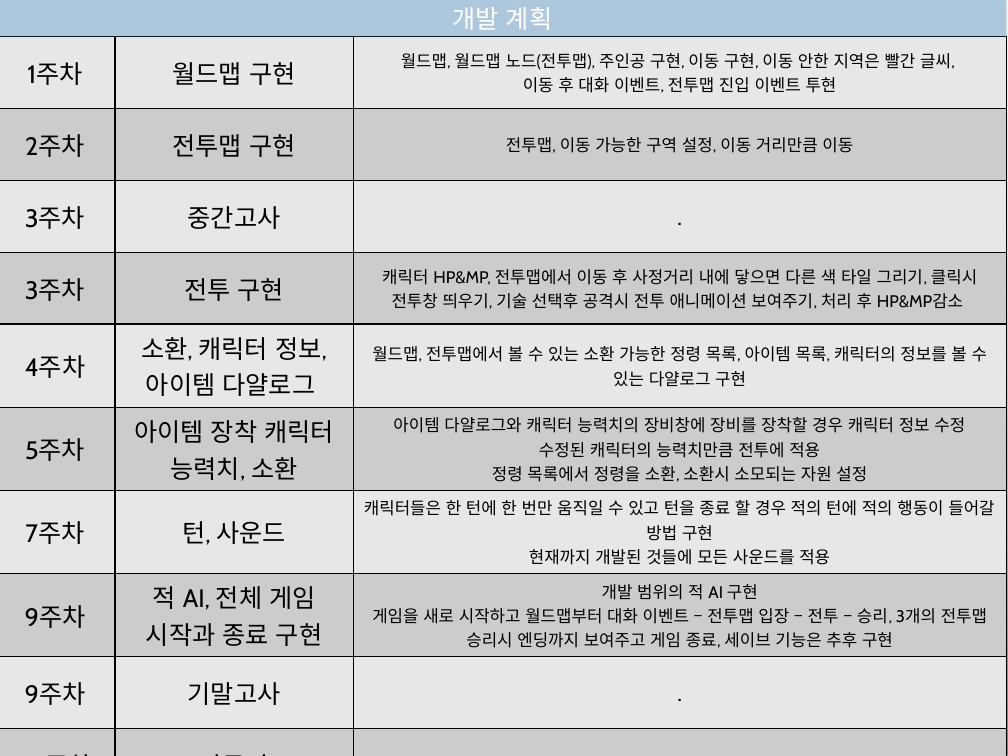
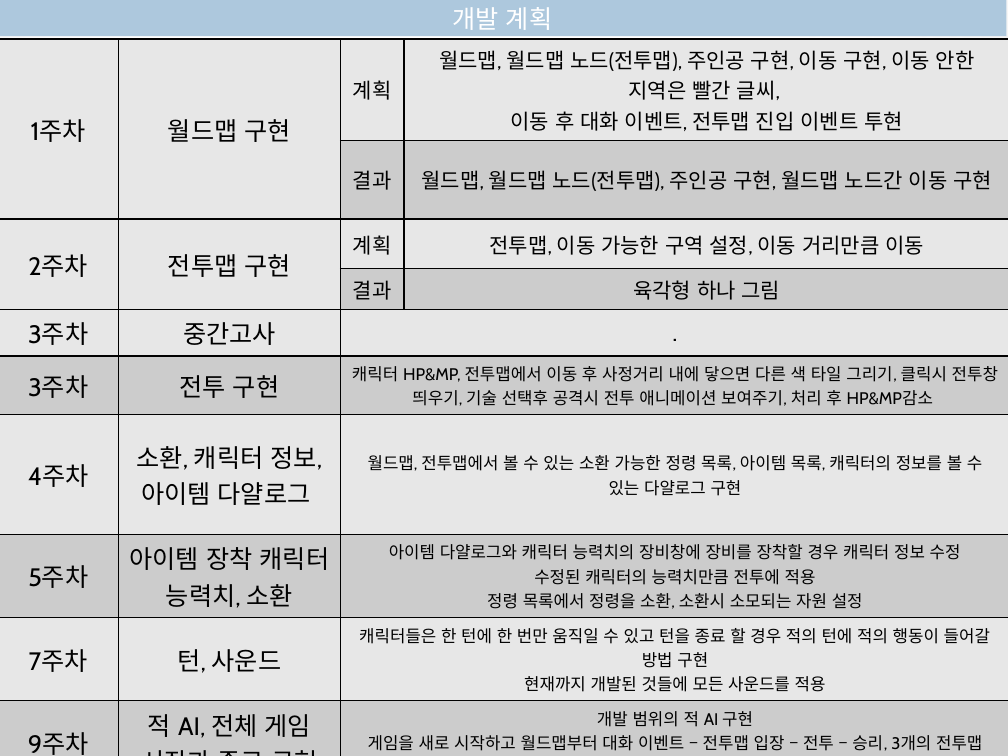
Before and after one commit to BigDataIsVeryImportantInAI/MyRoom, a slide deck: slide 4 of present2.pptx (slide 8 before the commit). Drawn at 1008x756 pixels with LibreOffice and Linux fonts; fonts in the diff are those of the drawing; background and template pictures are left out. Boxes give left, top, right and bottom in pixels: in the first picture for what was removed or moved away, otherwise in the second. Text is boxed around its words. In the diff, an @@ line names an element or a change of style, - is before the commit and + after.

```diff
--- a/present2.pptx
+++ b/present2.pptx
@@ table at bbox=[0, 39, 1008, 756] @@
-1주차 | 월드맵 구현 | 월드맵, 월드맵 노드(전투맵), 주인공 구현, 이동 구현, 이동 안한 지역은 빨간 글씨, / 이동 후 대화 이벤트, 전투맵 진입 이벤트 투현
-2주차 | 전투맵 구현 | 전투맵, 이동 가능한 구역 설정, 이동 거리만큼 이동
-3주차 | 중간고사 | .
-3주차 | 전투 구현 | 캐릭터 HP&MP, 전투맵에서 이동 후 사정거리 내에 닿으면 다른 색 타일 그리기, 클릭시 전투창 띄우기, 기술 선택후 공격시 전투 애니메이션 보여주기, 처리 후 HP&MP감소
-4주차 | 소환, 캐릭터 정보, 아이템 다얄로그 | 월드맵, 전투맵에서 볼 수 있는 소환 가능한 정령 목록, 아이템 목록, 캐릭터의 정보를 볼 수 있는 다얄로그 구현
-5주차 | 아이템 장착 캐릭터 능력치, 소환 | 아이템 다얄로그와 캐릭터 능력치의 장비창에 장비를 장착할 경우 캐릭터 정보 수정 / 수정된 캐릭터의 능력치만큼 전투에 적용 / 정령 목록에서 정령을 소환, 소환시 소모되는 자원 설정
-7주차 | 턴, 사운드 | 캐릭터들은 한 턴에 한 번만 움직일 수 있고 턴을 종료 할 경우 적의 턴에 적의 행동이 들어갈 방법 구현 / 현재까지 개발된 것들에 모든 사운드를 적용
-9주차 | 적 AI, 전체 게임 시작과 종료 구현 | 개발 범위의 적 AI 구현 / 게임을 새로 시작하고 월드맵부터 대화 이벤트 – 전투맵 입장 – 전투 – 승리, 3개의 전투맵 승리시 엔딩까지 보여주고 게임 종료, 세이브 기능은 추후 구현
-9주차 | 기말고사 | .
-10주차 | 마무리 | 최종 점검 및 릴리즈
+1주차 | 월드맵 구현 | 계획 | 월드맵, 월드맵 노드(전투맵), 주인공 구현, 이동 구현, 이동 안한 지역은 빨간 글씨, / 이동 후 대화 이벤트, 전투맵 진입 이벤트 투현
+ |  | 결과 | 월드맵, 월드맵 노드(전투맵), 주인공 구현, 월드맵 노드간 이동 구현
+2주차 | 전투맵 구현 | 계획 | 전투맵, 이동 가능한 구역 설정, 이동 거리만큼 이동
+ |  | 결과 | 육각형 하나 그림
+3주차 | 중간고사 | . | 
+3주차 | 전투 구현 | 캐릭터 HP&MP, 전투맵에서 이동 후 사정거리 내에 닿으면 다른 색 타일 그리기, 클릭시 전투창 띄우기, 기술 선택후 공격시 전투 애니메이션 보여주기, 처리 후 HP&MP감소 | 
+4주차 | 소환, 캐릭터 정보, 아이템 다얄로그 | 월드맵, 전투맵에서 볼 수 있는 소환 가능한 정령 목록, 아이템 목록, 캐릭터의 정보를 볼 수 있는 다얄로그 구현 | 
+5주차 | 아이템 장착 캐릭터 능력치, 소환 | 아이템 다얄로그와 캐릭터 능력치의 장비창에 장비를 장착할 경우 캐릭터 정보 수정 / 수정된 캐릭터의 능력치만큼 전투에 적용 / 정령 목록에서 정령을 소환, 소환시 소모되는 자원 설정 | 
+7주차 | 턴, 사운드 | 캐릭터들은 한 턴에 한 번만 움직일 수 있고 턴을 종료 할 경우 적의 턴에 적의 행동이 들어갈 방법 구현 / 현재까지 개발된 것들에 모든 사운드를 적용 | 
+9주차 | 적 AI, 전체 게임 시작과 종료 구현 | 개발 범위의 적 AI 구현 / 게임을 새로 시작하고 월드맵부터 대화 이벤트 – 전투맵 입장 – 전투 – 승리, 3개의 전투맵 승리시 엔딩까지 보여주고 게임 종료, 세이브 기능은 추후 구현 | 
+9주차 | 기말고사 | . | 
+10주차 | 마무리 | 최종 점검 및 릴리즈 | 
```
Also in this commit, not shown: 2 slides added, 5 slides removed, 1 other file.
